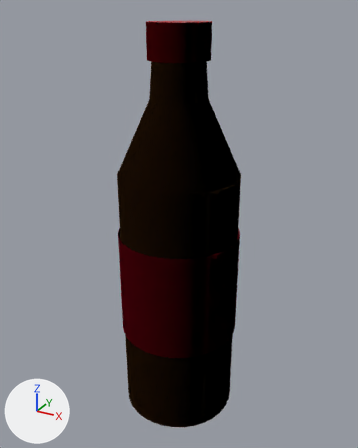
An edit to the glTF model public/modelos/botella.glb, drawn before and after from the same camera.
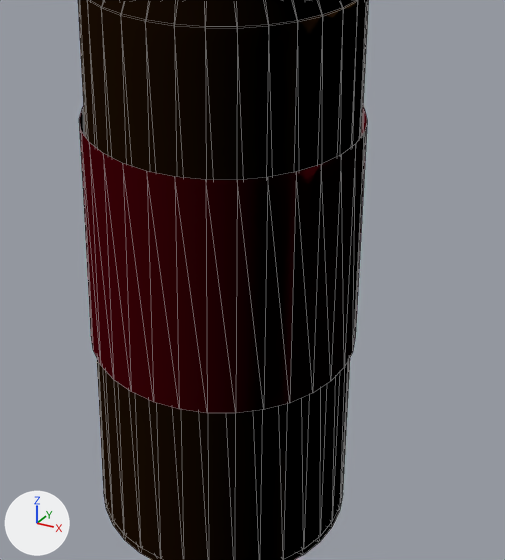
Each version appears first whole from a camera (50 mm lens) standing at (0.171, -0.311, 0.319) and looking at (-0.002, 0.003, 0.162), and next in a close-up on the part from 24% to 83% of the width and 41% to 94% of the height. Every picture has the same lights, and +X, +Y and +Z are marked at lower left. The older version's two pictures come first. The close-ups show mesh edges as thin lines. Vertices at exactly the same position are counted once.

The scene before the commit, as lines of its bpy script (objects in view):
```python
me_mesh_0 = bpy.data.meshes.new('Mesh_0')
me_mesh_0.from_pydata(...)  # 370 vertices, 608 faces; spans x -0.048..0.048, y -0.048..0.048, z 0.0..0.31
# faces by material slot: [416, 128, 64]
me_mesh_0.materials.append(mat_botella)  # brown #8a5a2b
me_mesh_0.materials.append(mat_tapabotella)  # red #b3121e
me_mesh_0.materials.append(mat_etiqueta)  # red #c8102e
ob_mesh_0 = bpy.data.objects.new('Mesh_0', me_mesh_0)
ob_mesh_0.location = (0.0, 0.0, 0.0)
```
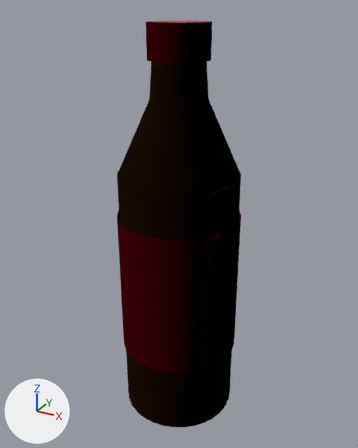
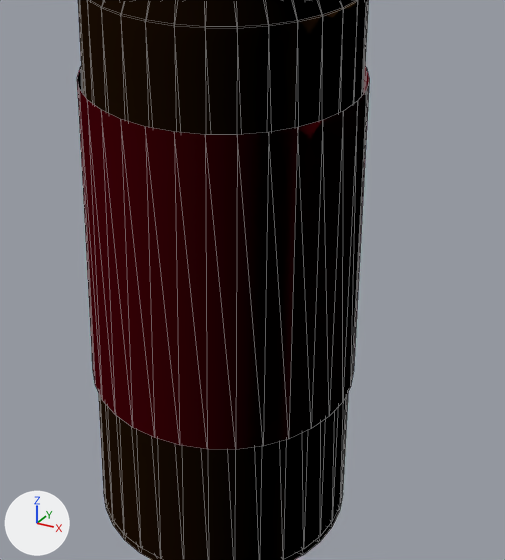
Where the change shows, as pixel boxes (x1, y1, x2, y2) in the close-ups (505 x 560 px; the box of a moved part takes in the faces that stretch with it):
'Mesh_0', reshaped
    before: (78, 0, 368, 560)
    after: (77, 0, 369, 560)
part 1 of me_mesh_0, moved or reshaped
    before: (79, 106, 367, 413)
    after: (77, 66, 369, 449)

Edits to the bpy script that builds the scene:
```text
Change me_mesh_0:
    where me_mesh_0.from_pydata(...)  # 370 vertices, 608 faces; spans x -0.048..0.048, y -0.048..0.048, z 0.0..0.31
    used by ob_mesh_0; location = (0.0, 0.0, 0.0)
    me_mesh_0 part 1: the loose piece of 66 vertices spanning x -0.048..0.048, y -0.048..0.048, z 0.072..0.158 is scaled about its middle by (1, 1, 1.35)
```
